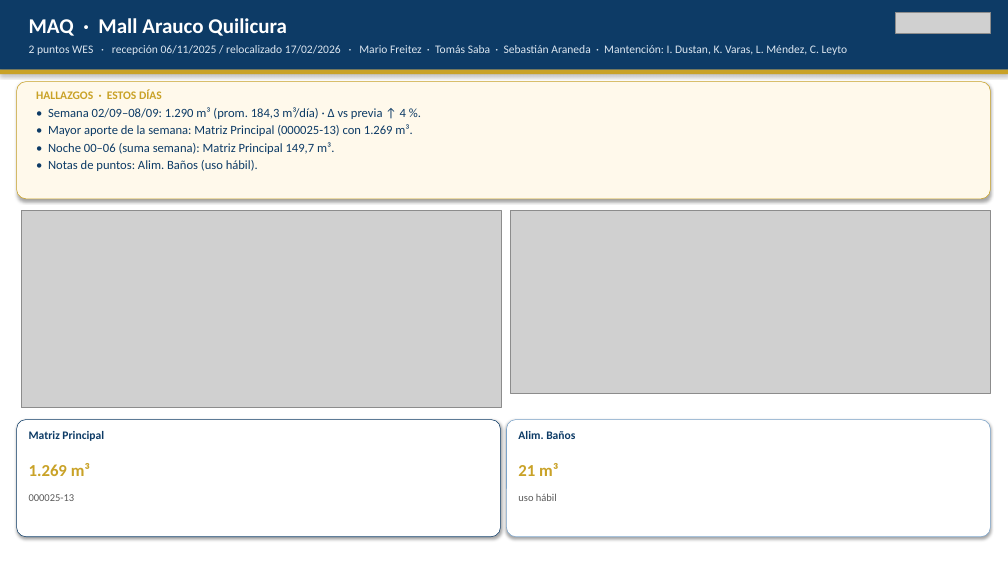
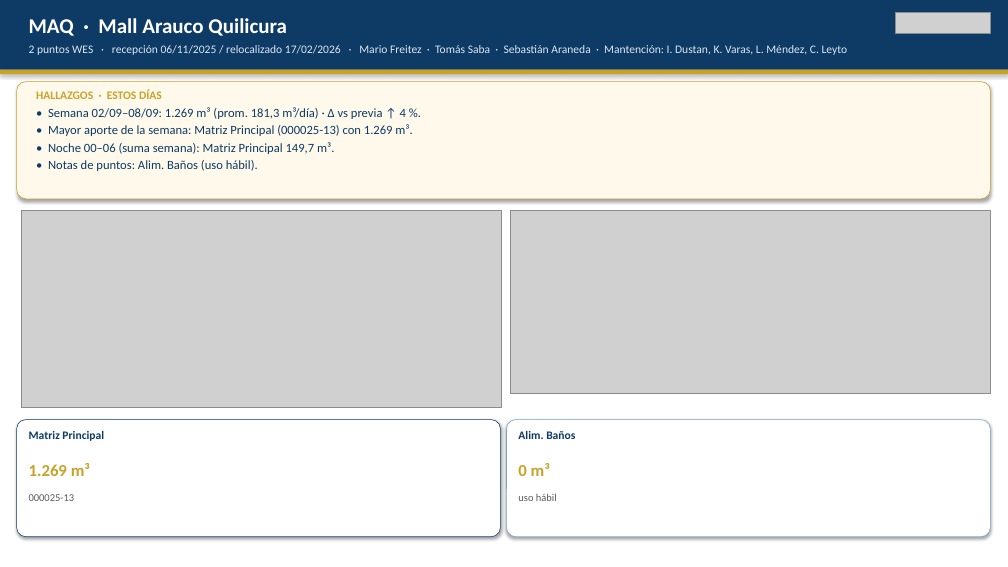
Before and after one commit to anibaloperacionesWes/wes-scripts, a slide deck: slide 6 of reports/Parque_Arauco/CONSOLIDADO/Consolidado_PA_7malls_20260908.pptx. Drawn at 1008x567 pixels with LibreOffice and Linux fonts; fonts in the diff are those of the drawing; grey boxes stand for pictures. Boxes give left, top, right and bottom in pixels: in the first picture for what was removed or moved away, otherwise in the second. Text is boxed around its words. In the diff, an @@ line names an element or a change of style, - is before the commit and + after.

```diff
--- a/reports/Parque_Arauco/CONSOLIDADO/Consolidado_PA_7malls_20260908.pptx
+++ b/reports/Parque_Arauco/CONSOLIDADO/Consolidado_PA_7malls_20260908.pptx
@@ text at bbox=[48, 107, 406, 119]: text changed @@
-• Semana 02/09–08/09: 1.290 m³ (prom. 184,3 m³/día) · Δ vs previa ↑ 4 %.
+• Semana 02/09–08/09: 1.269 m³ (prom. 181,3 m³/día) · Δ vs previa ↑ 4 %.
@@ text at bbox=[518, 463, 550, 476]: text changed @@
-21 m³
+0 m³
```
Also in this commit, not shown: 9 other slides changed, 1 other file.
